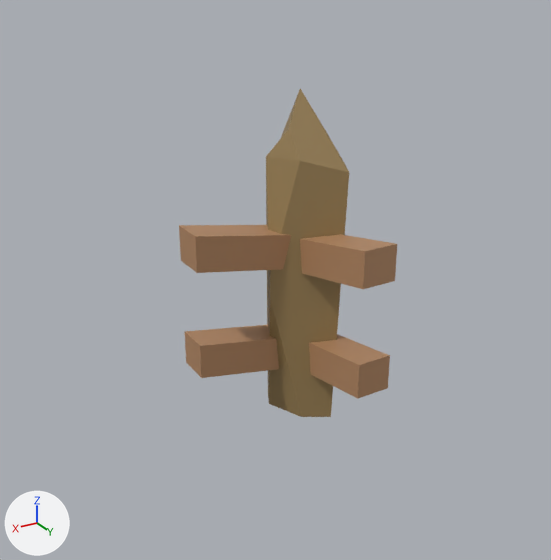
One commit to the glTF model assets/models/infra/fence_corner_1.glb: the scene before it, then after it.
The view is the same before and after, from a 50 mm camera at (3.1, 4.75, 3.5) aimed at (0.69, 0.74, 1.5). Every picture has the same lights, and +X, +Y and +Z are marked at lower left. The first picture is the older version. Vertices at exactly the same position are counted once.

Names of what the first picture shows: 'fence_corner_1'.
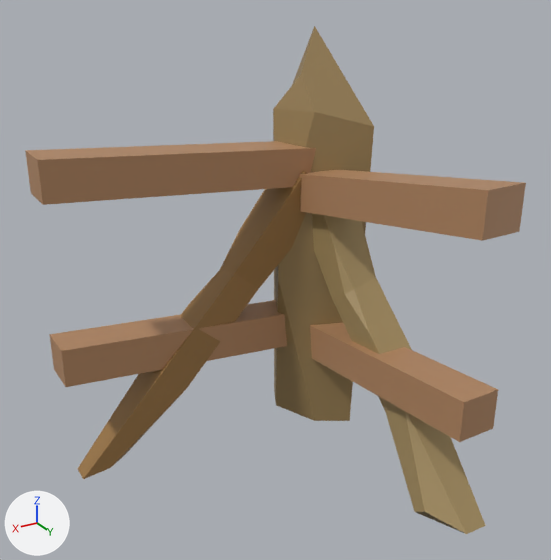
Changed parts and their boxes [x1, y1, x2, y2] in the pictures (551 x 560 px; the box of a moved part takes in the faces that stretch with it):
'fence_corner_1', reshaped, moved, rescaled (129% wider, 55% taller)
    before: [179, 89, 397, 417]
    after: [25, 26, 526, 534]
part 1 of me_cube_012, moved or reshaped
    before: [266, 89, 349, 417]
    after: [273, 26, 374, 421]
part 2 of me_cube_012, rebuilt
    before: [185, 325, 279, 378]
    after: [49, 300, 287, 387]
part 3 of me_cube_012, rebuilt (113% wider, 395% taller)
    before: [309, 334, 390, 398]
    after: [312, 213, 486, 534]
part 4 of me_cube_012, added (brown)
    after: [78, 171, 308, 479]
part 5 of me_cube_012, deleted (orange)
    before: [300, 234, 397, 289]
part 6 of me_cube_012, built on
    before: [179, 225, 291, 273]
    after: [25, 141, 526, 442]

The change in detail:
Material 'fence_rails_1' (mat_fence_rails_1) is new.
Its base color is (0.383, 0.275, 0.12) (brown #a68f61).
Material 'fence_rials_3' (mat_fence_rials_3) is new.
Its base color is (0.32, 0.174, 0.0556) (brown #997443).
me_cube_012 is used by ob_fence_corner_1; location (0.0, 0.0, 0.998); scale (0.247, 0.241, 1.0).
me_cube_012 had 51 vertices, 82 faces and spanned x -1.54..3.98, y -1.84..4.07, z -1.02..1.57.
me_cube_012 now has 93 vertices, 158 faces and spans x -1.16..3.98, y -1.08..4.08, z -1.03..0.48.
me_cube_012 part 1: the loose piece of 19 vertices spanning x -1.54..1.52, y -1.84..1.92, z -1.02..1.57 is scaled about its middle by 0.582, then moved by (-0.25, -0.03, -0.55).
me_cube_012 part 2: the loose piece of 8 vertices spanning x -0.59..3.98, y -0.57..0.74, z -0.65..-0.19 is rebuilt with 8 vertices and now spans x -0.59..3.98, y -0.28..0.41, z -0.71..-0.48.
me_cube_012 part 3: the loose piece of 8 vertices spanning x -0.64..0.56, y 0.3..4.07, z -0.64..-0.19 is rebuilt with 21 vertices and now spans x -0.57..0.29, y -0.21..4.08, z -1.0..0.0, in mat_fence_rails_1 (brown #a68f61).
me_cube_012 part 4: a new loose piece of 21 vertices spanning x -0.28..3.9, y -0.31..0.47, z -1.0..0.0, in mat_fence_rials_3 (brown #997443).
me_cube_012 part 5: the loose piece of 8 vertices spanning x -0.56..0.61, y 0.36..4.07, z 0.22..0.67 is deleted.
Part 6, on me_cube_012:
8 vertices are removed from x -0.59..3.98, y -0.57..0.74, z 0.22..0.67.
12 faces are deleted.
12 vertices are added at x -0.59..3.98, y -0.29..4.07, z -0.74..0.02.
12 new vertices lie (0.0, 0.0, 0.14) away from vertices in x -0.59..3.98, y -0.29..4.07, z -0.74..0.02.
36 new faces join them, mat_fence_rails (orange #b48863).
me_cube_012 gains material mat_fence_rails_1 (brown #a68f61).
me_cube_012 gains material mat_fence_rials_3 (brown #997443).
Object 'fence_corner_1' (ob_fence_corner_1) moves from (0.0, 0.0, 0.998) to (0.0, 0.0, 2.035).
Object 'fence_corner_1' (ob_fence_corner_1) is rescaled from (0.247, 0.241, 1.0) to (0.503, 0.491, 2.04).
